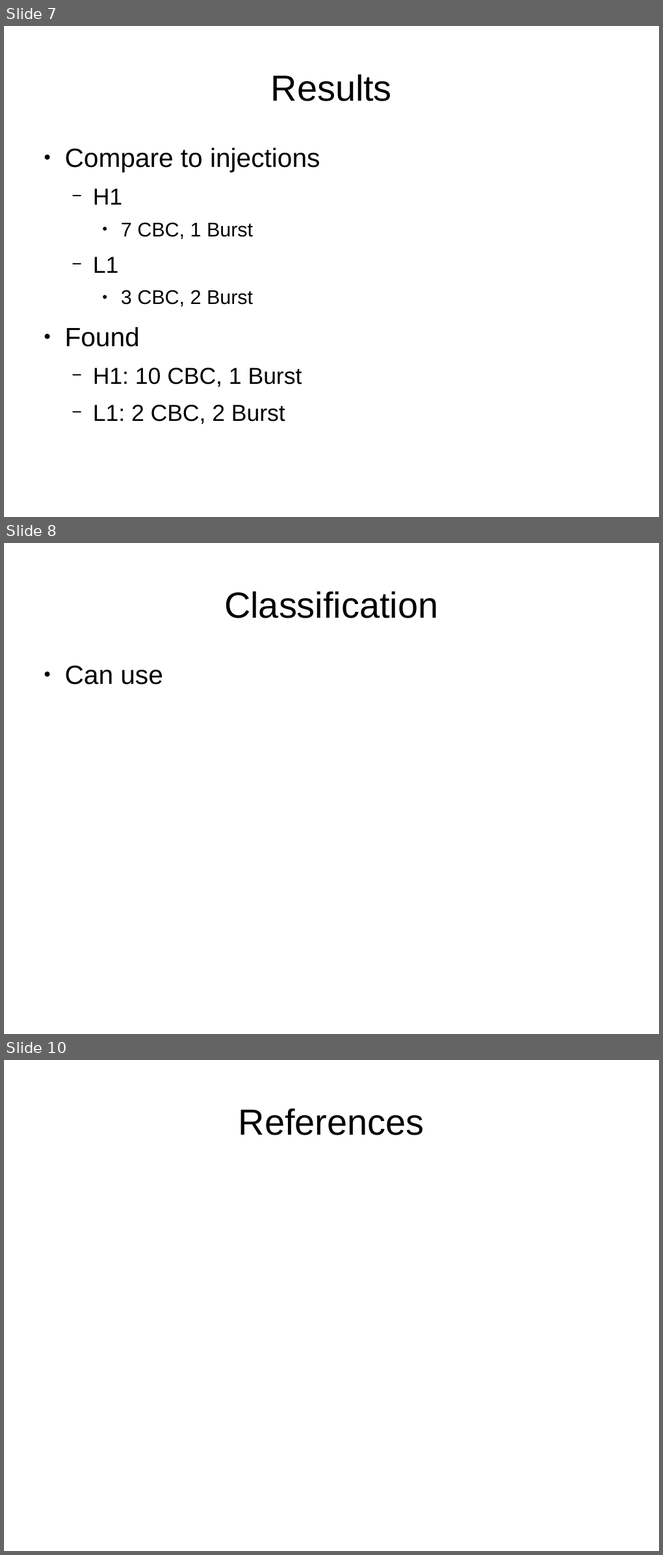
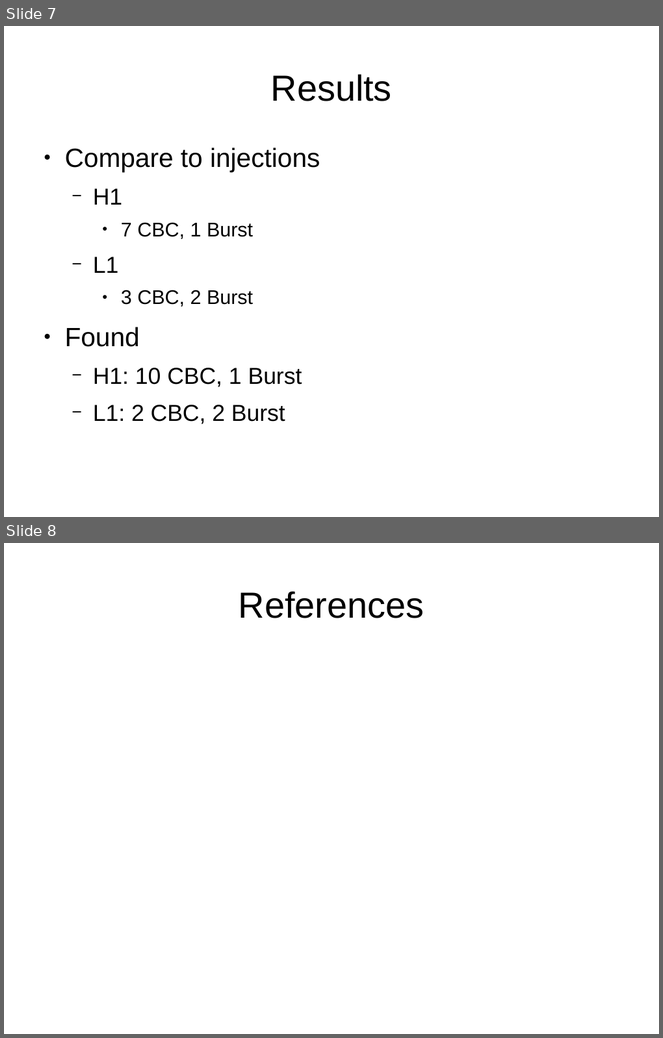
Before and after one commit to jacaseyclyde/GWAnalysis, a slide deck: pres/slides.odp. Shown one above the other, each under a label of ours: slides 7, 8 and 10 before the commit, slides 7 and 8 after it; the slides between them are not shown. The pictures are 663x1555 and 663x1038 pixels, drawn with LibreOffice and Linux fonts; fonts in the diff are those of the drawing. Boxes give left, top, right and bottom in pixels: in the first picture for what was removed or moved away, otherwise in the second. Text is boxed around its words. In the diff, an @@ line names an element or a change of style, - is before the commit and + after.

```diff
--- a/pres/slides.odp
+++ b/pres/slides.odp
@@ slide 8 removed at box(4, 543, 659, 1034), background #FFFFFF @@
@@ title removed at box(224, 591, 438, 618) @@
-Classification
@@ text removed at box(65, 665, 163, 685) @@
-● Can use
@@ what was slide 10 is now slide 8 @@
```
Also in this commit, not shown: 1 other slide removed, 16 other files.
